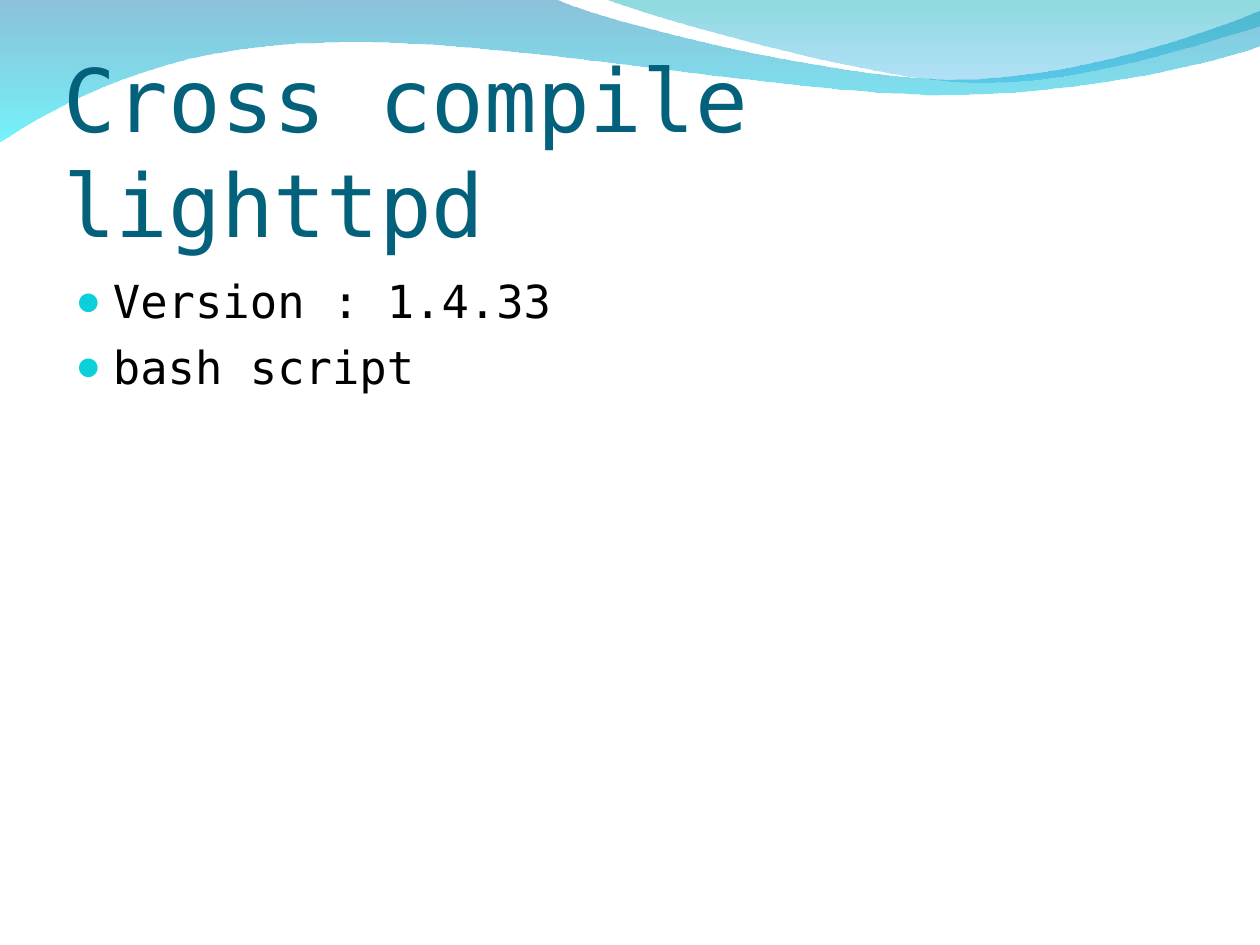
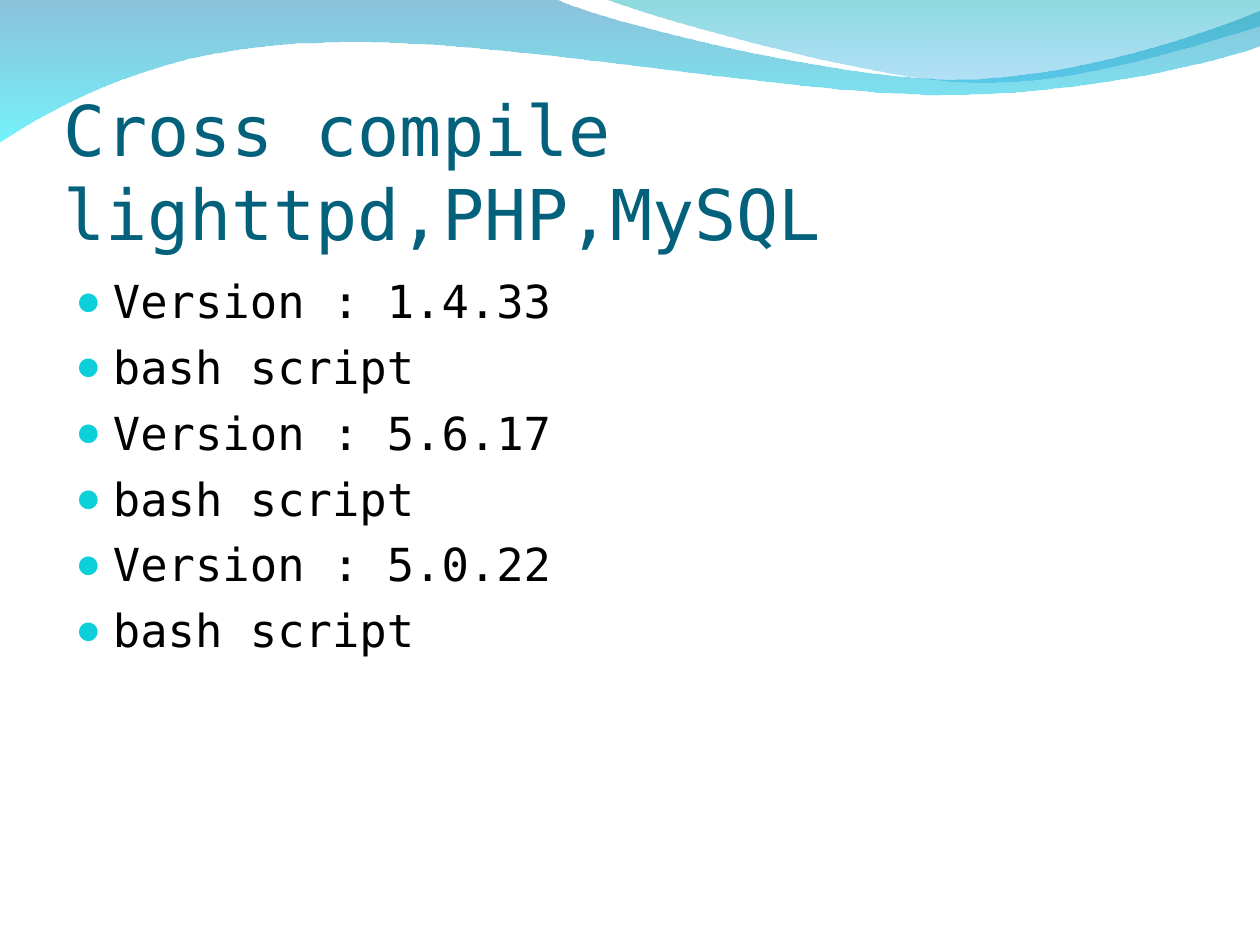
Before and after one commit to peter279k/regular_meeting, a slide deck: slide 4 of Android-ndk.ppt. Drawn at 1260x945 pixels with LibreOffice and Linux fonts; fonts in the diff are those of the drawing; background and template pictures are left out. Boxes give left, top, right and bottom in pixels: in the first picture for what was removed or moved away, otherwise in the second. Text is boxed around its words. In the diff, an @@ line names an element or a change of style, - is before the commit and + after.

```diff
--- a/Android-ndk.ppt
+++ b/Android-ndk.ppt
@@ title at (x1=63, y1=100, x2=821, y2=255): text changed; size 50 to 40 pt @@
-Cross compile lighttpd
+Cross compile lighttpd,PHP,MySQL
@@ text at (x1=113, y1=415, x2=551, y2=657): paragraphs added @@
+● Version : 5.6.17
+● bash script
+● Version : 5.0.22
+● bash script
```
Also in this commit, not shown: 1 slide added, 2 slides removed, 1 other file.
